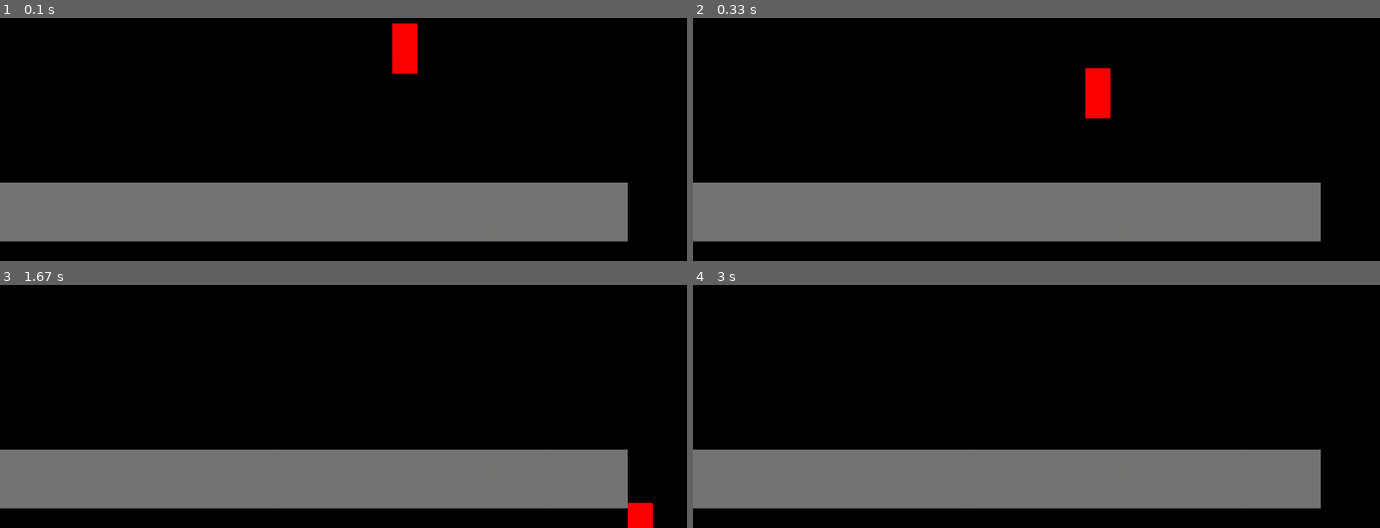
Above: before the commit, frames 1-4 (two rows, left to right).
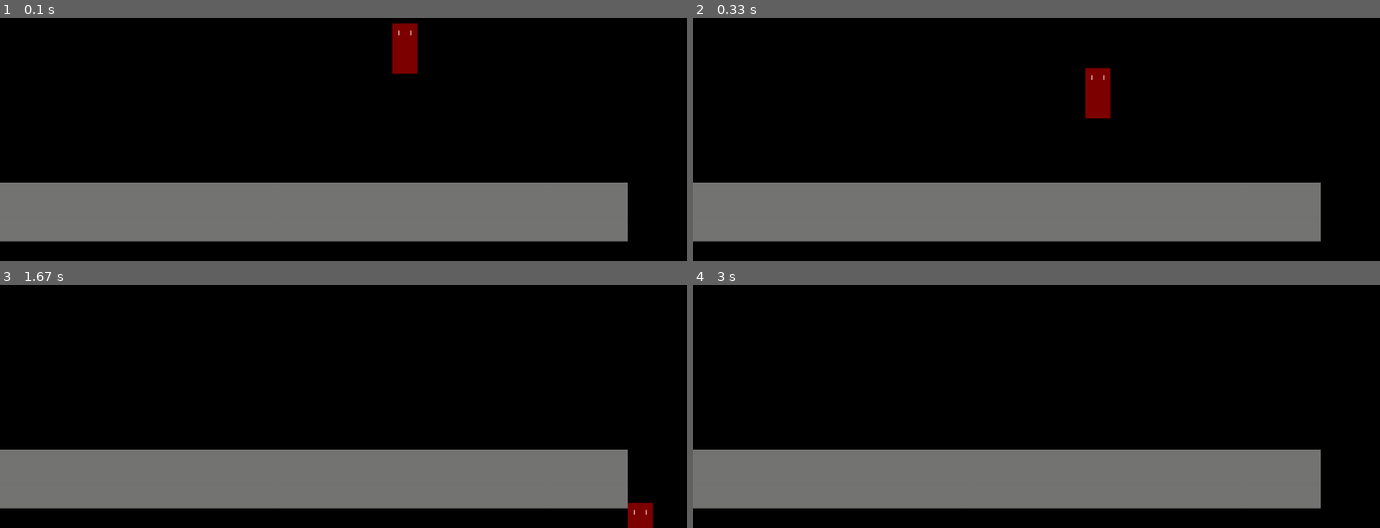
Above: after the commit, the same moments.

Repository: Dev-Chase/Pygame-Platformer_Shooter
Game: pygame game, started from scripts/main.py
Same seed, same stepped clock (60 frames per second), same inputs: the game is played once before the commit and once after it.
Inputs:
- Up to frame 1 (0.1 s): no input
- Up to frame 2 (0.33 s): no input
- Up to frame 3 (1.67 s): hold Right 0.33-0.8 s; hold Right 0.83-1.3 s; hold Left from 1.33 s (still down)
- Up to frame 4 (3 s): release Left at 1.87 s

The runs differ from the first frame. In frame 1, 0.8% of the frame differs, in the area x 57-61%, y 2-23%; in frame 2, 0.8%, in the area x 57-61%, y 20-42%; in frame 3, 0.4%; in frame 4, nothing differs.

Commit message:
scripts/

Diff:
--- a/scripts/main.py
+++ b/scripts/main.py
@@ -23,7 +23,7 @@
 
 # Creating Sprites
 floor = Tile((0, SCREEN_HEIGHT-100), (SCREEN_WIDTH-200, 75))
-player = Player((SCREEN_WIDTH//2, SCREEN_HEIGHT//2), (32, 64))
+player = Player((SCREEN_WIDTH//2, SCREEN_HEIGHT//2))
 
 # Adding Sprites to Sprite Groups
 tiles.add(floor)
--- a/scripts/player.py
+++ b/scripts/player.py
@@ -2,16 +2,13 @@
 from colours import colours
 
 class Player(pygame.sprite.Sprite):
-    def __init__(self, pos, size):
+    def __init__(self, pos):
         # Calling the parent Classe's __init__ method
         super().__init__()
 
         # Setting Core attributes
-        self.image = pygame.Surface(size).convert()
+        self.image = pygame.image.load('./assets/player.png').convert()
         self.rect = self.image.get_rect(topleft=pos)
-
-        # Filling the Player with red
-        self.image.fill(colours['red'])
 
         # Setting Movement Attributes
         self.wlksp = 6
Binary file added: assets/player.png
